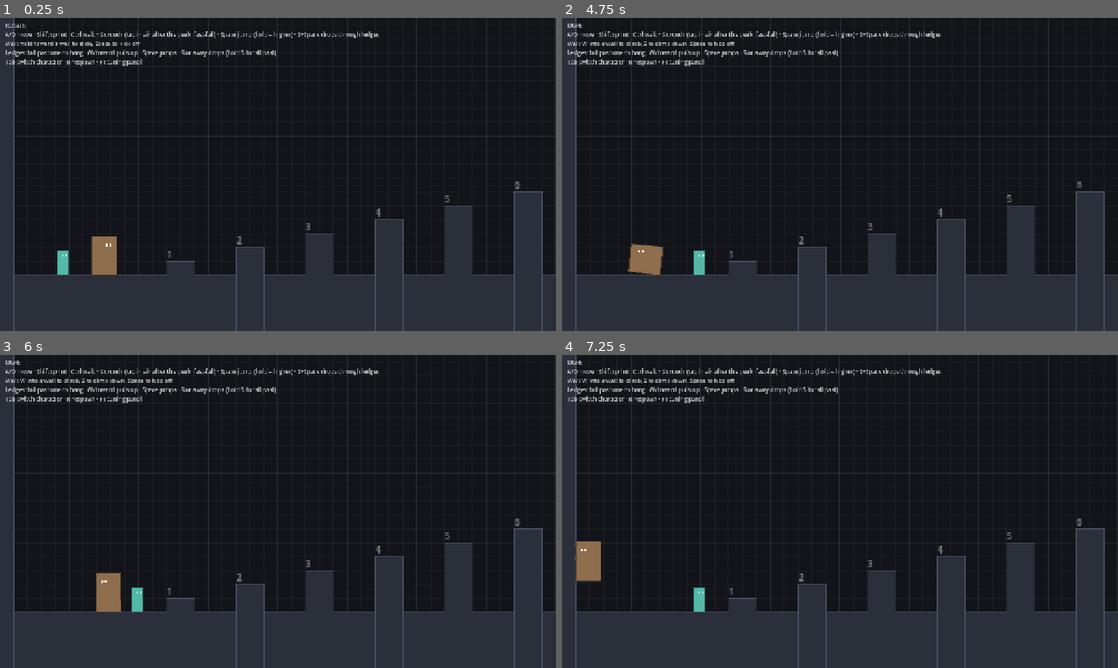
Above: before the commit, frames 1-4 (two rows, left to right).
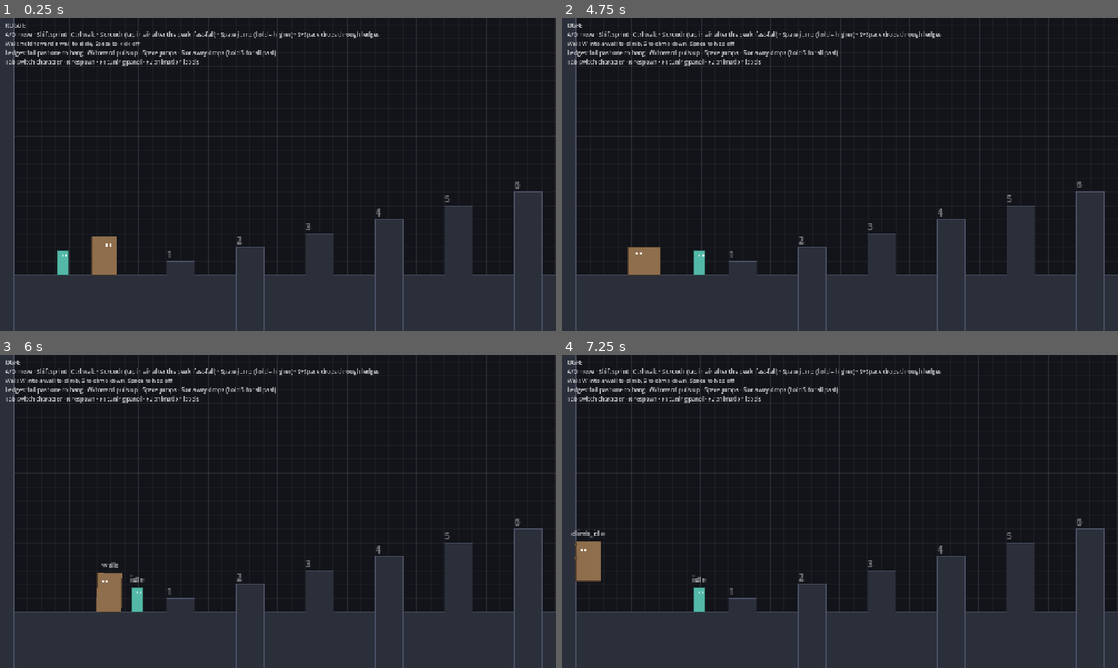
Above: after the commit, the same moments.

Repository: adoliner1/genesis
Game: Godot game, scene res://main.tscn
Two runs of this game, one before a commit and one after it. Both use one fixed random seed, a clock stepped at 60 frames per second and the inputs below.
Inputs:
- Up to frame 1 (0.25 s): no input
- Up to frame 2 (4.75 s): tap Enter at 0.5 s; hold Shift (sprint) 0.53-1.28 s; hold D (move_right) 0.53-2.03 s; tap Space (jump) at 0.77, 1.07, 1.52, 1.55, 1.82, 3.02, 3.32, 3.77, 3.8, 4.07, 4.52 s; tap Ctrl (walk) at 0.8, 1.35, 3.05, 4.35 s; tap R (respawn) at 2, 4.15 s; hold A (move_left) 2.03-2.78 s; hold Space (jump) 2.03-2.78 s; tap Shift (sprint) at 2.3, 2.85, 4.55 s; hold D (move_right) 2.78-4.28 s; hold Tab (switch_character) 3.53-4.28 s; hold A (move_left) from 4.28 s (still down)
- Up to frame 3 (6 s): tap Space (jump) at 4.82 s; tap F2 (toggle_anim_labels, bound only after the commit) at 4.9 s; release A (move_left) at 5.03 s; hold D (move_right) 5.03-5.78 s; hold Shift (sprint) 5.03-5.78 s; tap Ctrl (walk) at 5.3, 5.85 s; hold A (move_left) from 5.78 s (still down)
- Up to frame 4 (7.25 s): keep holding A (move_left); tap Space (jump) at 6.02, 6.05, 6.32 s; hold Space (jump) from 6.53 s (still down); tap Shift (sprint) at 6.8 s

The runs differ from the first frame. In frame 1, less than 0.1% of the frame differs, in the area x 25-36%, y 13-15%; in frame 2, 0.2%, in the area x 11-36%, y 13-83%; in frame 3, 0.2%; in frame 4, 0.2%.

Commit message:
Drive visuals from an animation state machine; sprite-ready
Character now reports one Anim state per tick (idle, walk, run, sprint,
skid, crouch, crawl, jump_squat, rise, fall, fast_fall, land, stagger,
wall_slide, climb, climb_idle, hang, pull_up) with anim_changed.
CharacterVisual reads only that state: it plays a same-named animation
from the stats' optional sprite_frames (with a fallback chain for missing
ones), else draws the placeholder. F2 labels states in game.

Co-Authored-By: Claude Opus 5.5 <noreply@anthropic.com>
Claude-Session: https://claude.ai/code/session_012iuAtzQv4HVByNRSbEN9YS

Diff:
--- a/game/character.gd
+++ b/game/character.gd
@@ -5,6 +5,15 @@
 ## Each tick: set `input`, then call `step(delta)` (done in _physics_process).
 
 signal landed(impact_speed: float)  # tiles/s at touchdown
+signal anim_changed(anim: Anim)
+
+## What the body is doing, for visuals and sound. Sprite animations are named
+## after these in snake_case (see anim_name()); visuals never read physics state.
+enum Anim {
+	IDLE, WALK, RUN, SPRINT, SKID, CROUCH, CRAWL,
+	JUMP_SQUAT, RISE, FALL, FAST_FALL, LAND, STAGGER,
+	WALL_SLIDE, CLIMB, CLIMB_IDLE, HANG, PULL_UP,
+}
 
 const TILE := 16.0
 const LAYER_SOLID := 1
@@ -14,6 +23,7 @@
 const LEDGE_MIN_HANG := 0.12  # before a held direction can pull you up
 ## Head sits this far below the lip while hanging, so you can peek over.
 const LEDGE_HANG_DROP := 3.0
+const LAND_ANIM_TIME := 0.1
 
 @export var stats: MovementStats
 
@@ -30,6 +40,8 @@
 var hanging := false
 var pulling_up := false
 var jump_squat_left := 0.0
+var anim := Anim.IDLE
+var anim_time := 0.0  # seconds in the current anim
 var stagger_left := 0.0
 var last_impact := 0.0
 
@@ -48,6 +60,7 @@
 var _pull_t := 0.0
 var _pull_from := Vector2.ZERO
 var _pull_to := Vector2.ZERO
+var _land_anim_left := 0.0
 var _shape: CollisionShape2D
 
 
@@ -82,6 +95,15 @@
 
 
 func step(delta: float) -> void:
+	_move(delta)
+	_update_anim(delta)
+
+
+static func anim_name(a: Anim) -> String:
+	return Anim.keys()[a].to_lower()
+
+
+func _move(delta: float) -> void:
 	var s := stats
 	var on_floor := is_on_floor()
 
@@ -138,6 +160,7 @@
 	_wall_coyote_left -= delta
 	stagger_left -= delta
 	_regrab_left -= delta
+	_land_anim_left -= delta
 	if _drop_left > 0.0:
 		_drop_left -= delta
 		if _drop_left <= 0.0:
@@ -275,6 +298,7 @@
 
 func _on_landed(impact: float) -> void:
 	last_impact = impact
+	_land_anim_left = LAND_ANIM_TIME
 	if impact >= stats.hard_landing_speed:
 		stagger_left = stats.landing_stagger
 		velocity.x = 0.0
@@ -448,3 +472,50 @@
 		hanging = false
 		_pull_t = 0.0
 		_pull_from = global_position
+
+
+# --- animation state ------------------------------------------------------------
+
+func _update_anim(delta: float) -> void:
+	var next := _pick_anim()
+	if next == anim:
+		anim_time += delta
+		return
+	anim = next
+	anim_time = 0.0
+	anim_changed.emit(anim)
+
+
+func _pick_anim() -> Anim:
+	var s := stats
+	if pulling_up:
+		return Anim.PULL_UP
+	if hanging:
+		return Anim.HANG
+	if climbing:
+		return Anim.CLIMB if input.up or input.down else Anim.CLIMB_IDLE
+	if stagger_left > 0.0:
+		return Anim.STAGGER
+	if jump_squat_left > 0.0:
+		return Anim.JUMP_SQUAT
+	if not is_on_floor():
+		if wall_sliding:
+			return Anim.WALL_SLIDE
+		if fast_falling:
+			return Anim.FAST_FALL
+		return Anim.RISE if velocity.y < 0.0 else Anim.FALL
+
+	var speed := absf(velocity.x) / TILE
+	if crouching:
+		return Anim.CRAWL if speed > 0.1 else Anim.CROUCH
+	if _land_anim_left > 0.0 and input.move_x == 0.0:
+		return Anim.LAND
+	if input.move_x != 0.0 and signf(input.move_x) != signf(velocity.x) and speed > s.run_speed * 0.4:
+		return Anim.SKID
+	if speed < 0.1:
+		return Anim.IDLE
+	if sprinting and speed > s.run_speed * 0.8:
+		return Anim.SPRINT
+	if speed > (s.walk_speed + s.run_speed) / 2.0:
+		return Anim.RUN
+	return Anim.WALK
--- a/game/character_visual.gd
+++ b/game/character_visual.gd
@@ -1,9 +1,24 @@
 class_name CharacterVisual
 extends Node2D
-## Placeholder body: a coloured block with eyes and paws. All the "juice"
-## (squash, stretch, lean, waddle, bob) lives here so it never affects physics.
+## Draws a character from its animation state (Character.anim), never from raw
+## physics. If the stats have sprite_frames it plays the matching animation;
+## otherwise it draws a placeholder block. Squash, stretch, lean, waddle and bob
+## apply to either, and never affect the hitbox.
+
+## Missing animations fall back along this chain until one exists.
+const FALLBACK := {
+	"sprint": "run", "run": "walk", "walk": "idle", "skid": "run",
+	"crawl": "crouch", "crouch": "idle", "jump_squat": "crouch",
+	"fast_fall": "fall", "fall": "rise", "rise": "idle",
+	"land": "crouch", "stagger": "land",
+	"wall_slide": "fall", "climb_idle": "climb", "climb": "hang",
+	"hang": "fall", "pull_up": "climb",
+}
+
+static var show_labels := false  # F2
 
 var body: Character
+var _sprite: AnimatedSprite2D
 var _squash := 0.0     # >0 flattened (landing), <0 stretched (rising)
 var _walk_cycle := 0.0
 
@@ -11,6 +26,37 @@
 func _ready() -> void:
 	body = get_parent() as Character
 	body.landed.connect(_on_landed)
+	body.anim_changed.connect(_on_anim_changed)
+	_sprite = AnimatedSprite2D.new()
+	add_child(_sprite)
+	_apply_art()
+
+
+## Call after swapping body.stats (e.g. the tuning panel's Revert).
+func _apply_art() -> void:
+	var s := body.stats
+	_sprite.visible = s.sprite_frames != null
+	_sprite.sprite_frames = s.sprite_frames
+	_sprite.centered = true
+	_on_anim_changed(body.anim)
+
+
+func _on_anim_changed(a: Character.Anim) -> void:
+	if _sprite.sprite_frames == null:
+		return
+	var anim_name := resolve_anim(_sprite.sprite_frames, Character.anim_name(a))
+	if anim_name != "":
+		_sprite.play(anim_name)
+
+
+static func resolve_anim(frames: SpriteFrames, anim_name: String) -> String:
+	var seen := {}
+	while anim_name != "" and not seen.has(anim_name):
+		if frames.has_animation(anim_name):
+			return anim_name
+		seen[anim_name] = true
+		anim_name = FALLBACK.get(anim_name, "")
+	return "idle" if frames.has_animation("idle") else ""
 
 
 func _on_landed(impact: float) -> void:
@@ -21,42 +67,59 @@
 func _process(delta: float) -> void:
 	var s := body.stats
 	var v := body.velocity / Character.TILE
-	var on_floor := body.is_on_floor()
+	var a := body.anim
 	var speed_ratio := clampf(absf(v.x) / s.run_speed, 0.0, 1.5)
 
-	# Squash recovers toward the airborne stretch target.
+	# Squash recovers toward a per-state target.
 	var target := 0.0
-	if body.jump_squat_left > 0.0:
-		target = 0.28
-	elif not on_floor and not body.climbing and not body.hanging and not body.pulling_up:
-		target = -clampf(absf(v.y) / s.max_fall_speed, 0.0, 1.0) * 0.18
+	match a:
+		Character.Anim.JUMP_SQUAT:
+			target = 0.28
+		Character.Anim.RISE, Character.Anim.FALL, Character.Anim.FAST_FALL:
+			target = -clampf(absf(v.y) / s.max_fall_speed, 0.0, 1.0) * 0.18
 	_squash = lerpf(_squash, target, 1.0 - exp(-14.0 * delta))
 
 	var sx := 1.0 + _squash
 	var sy := 1.0 - _squash
-	if body.stagger_left > 0.0:
+	if a == Character.Anim.STAGGER:
 		sy *= 0.9
 		sx *= 1.08
 
 	rotation = 0.0
 	position = Vector2.ZERO
-	if on_floor and speed_ratio > 0.05:
+	if a in [Character.Anim.WALK, Character.Anim.RUN, Character.Anim.SPRINT, Character.Anim.CRAWL]:
 		_walk_cycle += delta * lerpf(4.0, 10.0, speed_ratio) / maxf(s.body_size.y / 1.8, 0.5)
 		rotation = sin(_walk_cycle * PI) * s.waddle * minf(speed_ratio, 1.0)
 		position.y = -absf(sin(_walk_cycle * PI)) * s.bob * minf(speed_ratio, 1.0)
-	if not body.climbing:
+	if a not in [Character.Anim.CLIMB, Character.Anim.CLIMB_IDLE, Character.Anim.HANG, Character.Anim.PULL_UP]:
 		rotation += signf(v.x) * s.lean * minf(speed_ratio, 1.0)
 	scale = Vector2(sx, sy)
+
+	if _sprite.visible:
+		var tex := _sprite.sprite_frames.get_frame_texture(_sprite.animation, _sprite.frame)
+		var h := tex.get_height() if tex else 0
+		_sprite.position = Vector2(0, -h / 2.0) + s.sprite_offset
+		_sprite.flip_h = (body.facing < 0) == s.sprite_faces_right
 	queue_redraw()
 
 
 func _draw() -> void:
+	if not _sprite.visible:
+		_draw_placeholder()
+	if show_labels:
+		var size := body.current_size()
+		draw_string(ThemeDB.fallback_font, Vector2(-size.x, -size.y - 6),
+				Character.anim_name(body.anim), HORIZONTAL_ALIGNMENT_CENTER, size.x * 2, 8, Color(1, 1, 1, 0.8))
+
+
+func _draw_placeholder() -> void:
 	var s := body.stats
+	var a := body.anim
 	var size := body.current_size()
 	var f := float(body.facing)
 	var rect := Rect2(Vector2(-size.x / 2, -size.y), size)
 	var col := s.color
-	if body.wall_sliding:
+	if a == Character.Anim.WALL_SLIDE:
 		col = col.lightened(0.15)
 	draw_rect(rect, col)
 	draw_rect(rect, col.darkened(0.45), false, 1.0)
@@ -67,19 +130,19 @@
 	draw_rect(Rect2(Vector2(eye_x - 1 + f * 2, eye_y - 1.5), Vector2(2, 3)), Color.WHITE)
 	draw_rect(Rect2(Vector2(eye_x - 1 - f * 2, eye_y - 1.5), Vector2(2, 3)), Color.WHITE)
 
-	# Both paws on the lip while hanging or pulling up.
-	if body.hanging or body.pulling_up:
-		var paw := Vector2(4, 3)
-		var lip_y := -size.y - Character.LEDGE_HANG_DROP - paw.y
-		draw_rect(Rect2(Vector2(f * size.x / 2 - paw.x / 2 - f * 3, lip_y), paw), col.darkened(0.3))
-		draw_rect(Rect2(Vector2(f * size.x / 2 - paw.x / 2 + f * 2, lip_y), paw), col.darkened(0.3))
-
-	# Paws on the wall while climbing: alternate which one reaches up.
-	if body.climbing:
-		var paw := Vector2(4, 3)
-		var side_x := f * size.x / 2 - paw.x / 2
-		var step := int(body.climb_phase) % 2
-		var high := -size.y * 0.95
-		var low := -size.y * 0.6
-		draw_rect(Rect2(Vector2(side_x, high if step == 0 else low), paw), col.darkened(0.3))
-		draw_rect(Rect2(Vector2(side_x, low if step == 0 else high), paw), col.darkened(0.3))
+	var paw := Vector2(4, 3)
+	var paw_col := col.darkened(0.3)
+	match a:
+		Character.Anim.HANG, Character.Anim.PULL_UP:
+			# Both paws on the lip.
+			var lip_y := -size.y - Character.LEDGE_HANG_DROP - paw.y
+			draw_rect(Rect2(Vector2(f * size.x / 2 - paw.x / 2 - f * 3, lip_y), paw), paw_col)
+			draw_rect(Rect2(Vector2(f * size.x / 2 - paw.x / 2 + f * 2, lip_y), paw), paw_col)
+		Character.Anim.CLIMB, Character.Anim.CLIMB_IDLE:
+			# Paws on the wall, alternating which one reaches up.
+			var side_x := f * size.x / 2 - paw.x / 2
+			var step := int(body.climb_phase) % 2
+			var high := -size.y * 0.95
+			var low := -size.y * 0.6
+			draw_rect(Rect2(Vector2(side_x, high if step == 0 else low), paw), paw_col)
+			draw_rect(Rect2(Vector2(side_x, low if step == 0 else high), paw), paw_col)
--- a/game/controls.gd
+++ b/game/controls.gd
@@ -12,6 +12,7 @@
 	"switch_character": [KEY_TAB],
 	"respawn": [KEY_R],
 	"toggle_tuning": [KEY_F1],
+	"toggle_anim_labels": [KEY_F2],
 }
 
 
--- a/game/main.gd
+++ b/game/main.gd
@@ -73,7 +73,7 @@
 			walls = "Wall: hold toward a wall to slide, Space to kick off"
 		MovementStats.WallMode.CLIMB:
 			walls = "Wall: W into a wall to climb, S to climb down, Space to hop off"
-	help.text = "%s\nA/D move · Shift sprint · Ctrl walk · S cr …(224 unchanged characters)…  character · R respawn · F1 tuning panel" % [
+	help.text = "%s\nA/D move · Shift sprint · Ctrl walk · S cr …(224 unchanged characters)…  character · R respawn · F1 tuning panel · F2 animation labels" % [
 		c.stats.display_name.to_upper(), walls]
 
 
@@ -93,6 +93,8 @@
 		camera.snap_to_target()
 	elif event.is_action_pressed("toggle_tuning"):
 		panel.visible = not panel.visible
+	elif event.is_action_pressed("toggle_anim_labels"):
+		CharacterVisual.show_labels = not CharacterVisual.show_labels
 
 
 func _on_landed(impact: float, c: Character) -> void:
--- a/game/movement_stats.gd
+++ b/game/movement_stats.gd
@@ -103,6 +103,14 @@
 @export_range(0, 10, 0.1) var ledge_jump_height := 3.0
 
 @export_group("Look")
+## Optional art. Animations are named after Character.Anim in snake_case
+## (idle, run, jump_squat, ...); missing ones fall back (see CharacterVisual).
+## Without it, a placeholder block is drawn.
+@export var sprite_frames: SpriteFrames
+## Sprite position relative to the feet (bottom-centre of the hitbox), in px.
+@export var sprite_offset := Vector2.ZERO
+## Set false if the source art faces left.
+@export var sprite_faces_right := true
 ## Side-to-side rock while walking (ogre waddle).
 @export_range(0, 0.4, 0.01) var waddle := 0.0
 ## Up-and-down bob while walking, in pixels.
--- a/game/tuning_panel.gd
+++ b/game/tuning_panel.gd
@@ -162,6 +162,10 @@
 	var path := character.stats.resource_path
 	var fresh := ResourceLoader.load(path, "", ResourceLoader.CACHE_MODE_REPLACE) as MovementStats
 	character.stats = fresh
+	character.apply_body_size()
+	for child in character.get_children():
+		if child is CharacterVisual:
+			child._apply_art()
 	_rebuild()
 	_status.text = "Reverted to %s" % path
 
--- a/tests/test_movement.gd
+++ b/tests/test_movement.gd
@@ -51,6 +51,15 @@
 		c.step(DT)
 		min_y = minf(min_y, c.position.y)
 	return min_y
+
+
+## True if `want` appears in `seq` in this order (other states may sit between).
+func _in_order(seq: Array[String], want: Array) -> bool:
+	var i := 0
+	for n in seq:
+		if i < want.size() and n == want[i]:
+			i += 1
+	return i == want.size()
 
 
 func check(name: String, ok: bool, detail: String) -> void:
@@ -208,6 +217,31 @@
 			"rose %.2f tiles" % ((hang_y - jump_peak) / T))
 	d.queue_free()
 
+	# Animation states: record the sequence of distinct states for a few moves.
+	var o2 := spawn("res://characters/ogre.tres", Vector2(89 * T, floor_y))
+	var seq: Array[String] = []
+	o2.anim_changed.connect(func(a: Character.Anim) -> void: seq.append(Character.anim_name(a)))
+	sim(o2, 0.2, func(_i, _t): pass)
+	sim(o2, 1.2, func(i: PlayerInput, t: int): i.jump_held = true; i.jump_pressed = t == 0)
+	check("Ogre jump anims", _in_order(seq, ["jump_squat", "rise", "fall", "land", "idle"]), ", ".join(seq))
+	seq.clear()
+	sim(o2, 0.8, func(i: PlayerInput, _t): i.move_x = 1.0; i.sprint = true)
+	sim(o2, 0.3, func(i: PlayerInput, _t): i.move_x = -1.0)
+	sim(o2, 0.4, func(i: PlayerInput, _t): i.down = true; i.move_x = -1.0)
+	sim(o2, 0.4, func(i: PlayerInput, _t): i.down = true)
+	check("Ogre ground anims", _in_order(seq, ["walk", "run", "sprint", "skid", "crawl", "crouch"]), ", ".join(seq))
+	o2.queue_free()
+
+	# Sprite fallback: with only idle/run/fall drawn, every state still resolves.
+	var frames := SpriteFrames.new()
+	for n in ["idle", "run", "fall"]:
+		frames.add_animation(n)
+	var resolved := {}
+	for a in Character.Anim.values():
+		resolved[Character.anim_name(a)] = CharacterVisual.resolve_anim(frames, Character.anim_name(a))
+	check("Sprite fallbacks", resolved.sprint == "run" and resolved.fast_fall == "fall" and resolved.wall_slide == "fall"
+			and resolved.hang == "fall" and resolved.crouch == "idle" and not resolved.values().has(""), str(resolved))
+
 	# Rogue: kick off the shaft wall (inner x 124..128, wall on the left at x=123).
 	var r := spawn("res://characters/rogue.tres", Vector2(124.45 * T, 20 * T))
 	sim(r, 0.1, func(i: PlayerInput, _t): i.move_x = -1.0)
Not shown, changed: README.md
